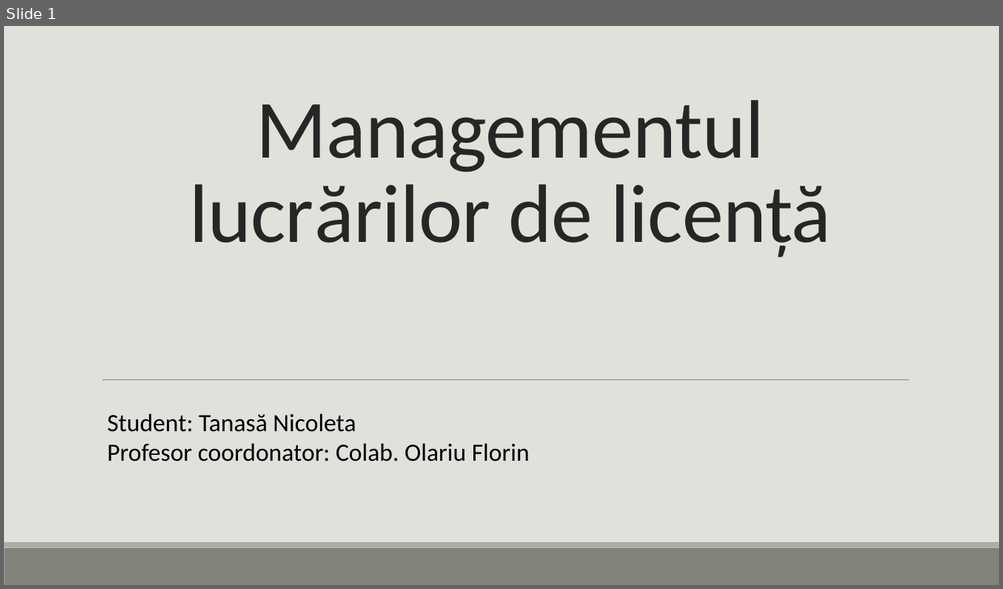
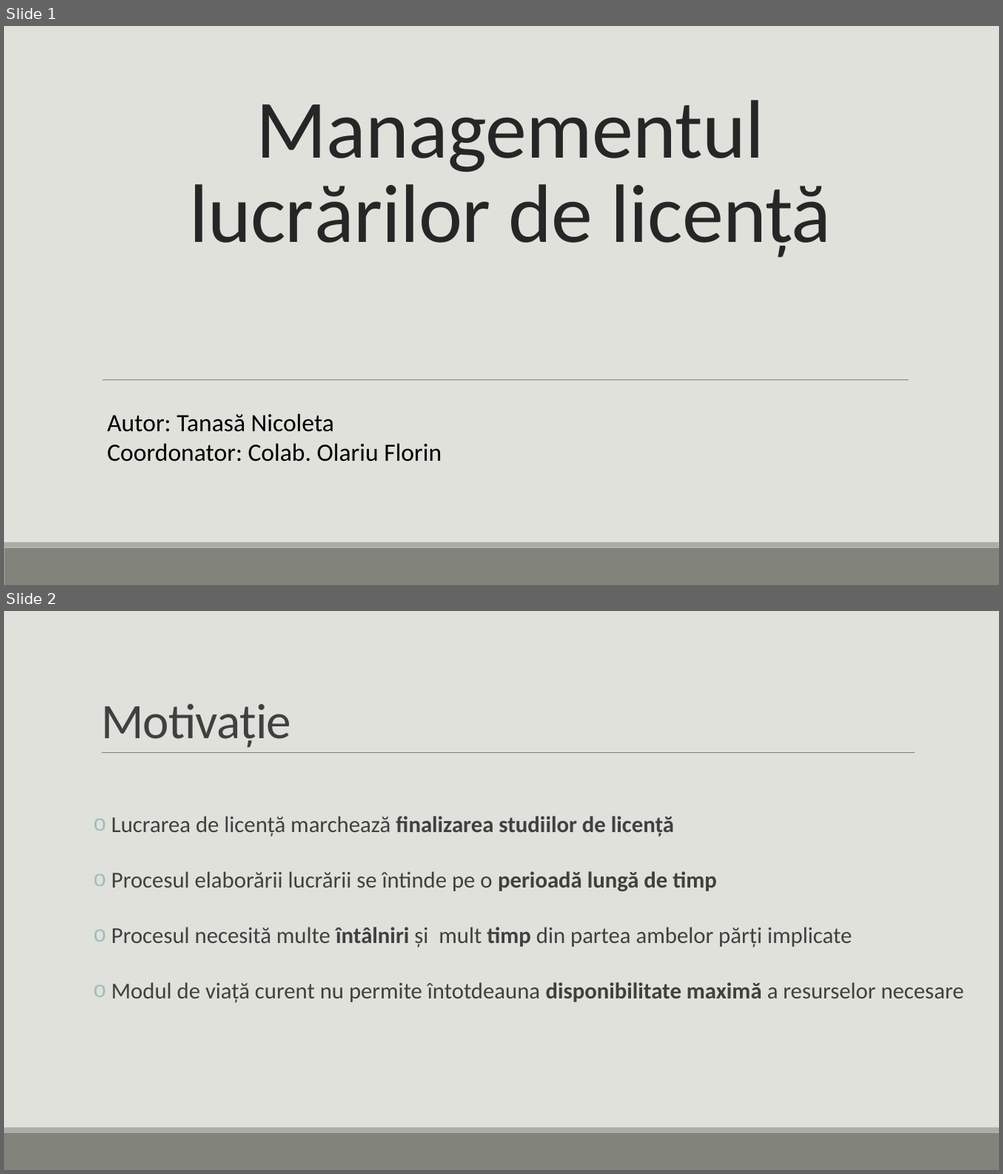
Before and after one commit to Tanasa-Nicoleta/bachelorManagement, a slide deck: Documents/ppt and video/Bachelor Degree Management.pptx. Shown one above the other, each under a label of ours: slide 1 before the commit, slides 1 and 2 after it. The pictures are 1003x589 and 1003x1174 pixels, drawn with LibreOffice and Linux fonts; fonts in the diff are those of the drawing. Boxes give left, top, right and bottom in pixels: in the first picture for what was removed or moved away, otherwise in the second. Text is boxed around its words. In the diff, an @@ line names an element or a change of style, - is before the commit and + after.

```diff
--- a/Documents/ppt and video/Bachelor Degree Management.pptx
+++ b/Documents/ppt and video/Bachelor Degree Management.pptx
@@ slide 2 added at bbox=[4, 611, 999, 1170], background #E1E1DB; not listed: 2 template elements that a slide beside it also shows @@
@@ title added at bbox=[101, 703, 291, 748], 48 pt, text #404040 @@
+Motivație
@@ line added from (102, 753) to (915, 753), #808080 0.5 pt @@
@@ text added at bbox=[111, 816, 964, 1003], 22 pt, text #404040 @@
+o Lucrarea de licență marchează finalizarea studiilor de licență
+o Procesul elaborării lucrării se întinde pe o perioadă lungă de timp
+o Procesul necesită multe întâlniri și mult timp din partea ambelor părți implicate
+o Modul de viață curent nu permite întotdeauna disponibilitate maximă a resurselor necesare
@@ slide 1 changed as well @@
@@ text at bbox=[107, 414, 441, 462]: text changed @@
-Student: Tanasă Nicoleta
-Profesor coordonator: Colab. Olariu Florin
+Autor: Tanasă Nicoleta
+Coordonator: Colab. Olariu Florin
```
Also in this commit, not shown: 3 other slides changed, 1 other slide added, 6 slides removed, 23 other files.
